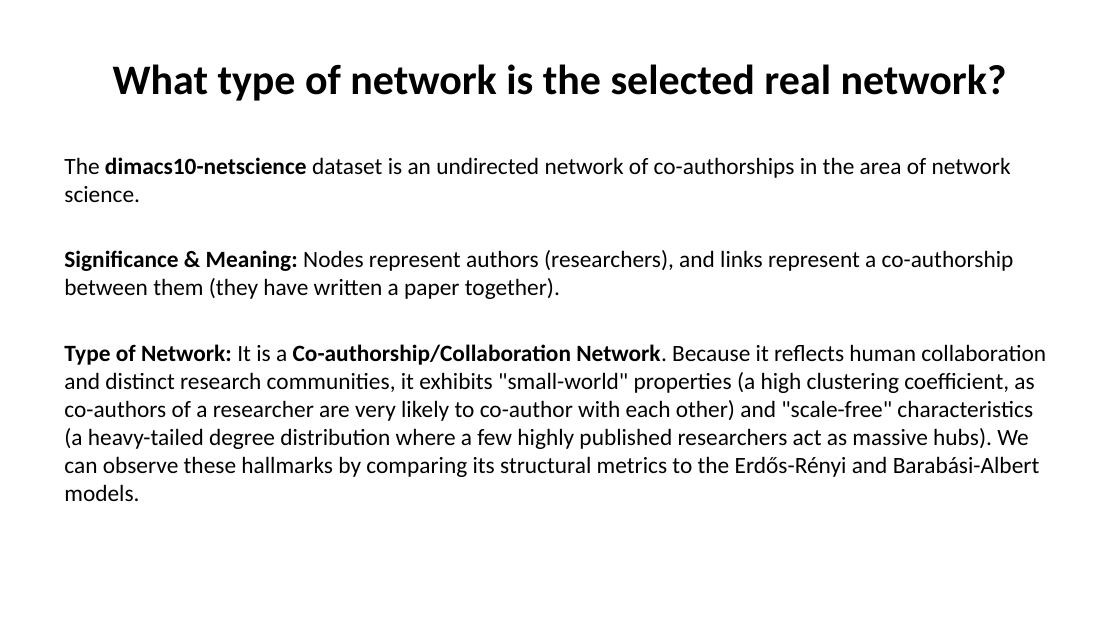
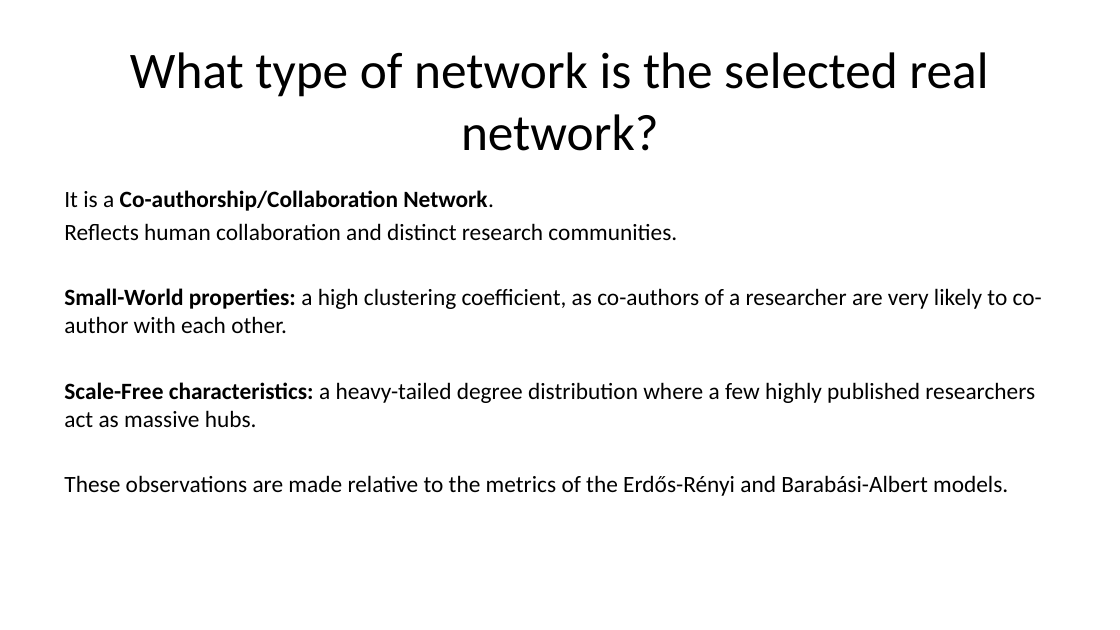
Before and after one commit to cristi-an-pop/graphs, a slide deck: slide 8 of NetworkScience_Presentation.pptx (slide 14 before the commit). Drawn at 1120x630 pixels with LibreOffice and Linux fonts; fonts in the diff are those of the drawing. Boxes give left, top, right and bottom in pixels: in the first picture for what was removed or moved away, otherwise in the second. Text is boxed around its words. In the diff, an @@ line names an element or a change of style, - is before the commit and + after.

```diff
--- a/NetworkScience_Presentation.pptx
+++ b/NetworkScience_Presentation.pptx
@@ title "What type of network is ...": place and size @@
-title "What type of network is ..." at (113, 64, 1007, 101)
+title "What type of network is ..." at (130, 52, 988, 151)
@@ title "What type of network is ..." at (130, 52, 988, 151): size 36 to 44 pt, bold off @@
@@ text at (64, 190, 1042, 496): text changed @@
-The dimacs10-netscience dataset is an undirected network of co-authorships in the area of network science.
-Significance & Meaning: Nodes represent authors (researchers), and links represent a co-authorship between them (they have written a paper together).
-Type of Network: It is a Co-authorship/Collaboration Network. Because it reflects human collaboration and distinct research communities, it exhibits "small-world" properties (a high clustering coefficient, as co-authors of a researcher are very likely to co-author with each other) and "scale-free" characteristics (a heavy-tailed degree distribution where a few highly published researchers act as massive hubs). We can observe these hallmarks by comparing its structural metrics to the Erdős-Rényi and Barabási-Albert models.
+It is a Co-authorship/Collaboration Network.
+Reflects human collaboration and distinct research communities.
+Small-World properties: a high clustering coefficient, as co-authors of a researcher are very likely to co-author with each other.
+Scale-Free characteristics: a heavy-tailed degree distribution where a few highly published researchers act as massive hubs.
+These observations are made relative to the metrics of the Erdős-Rényi and Barabási-Albert models.
```
Also in this commit, not shown: 7 other slides changed, 1 slide added, 6 slides removed.
